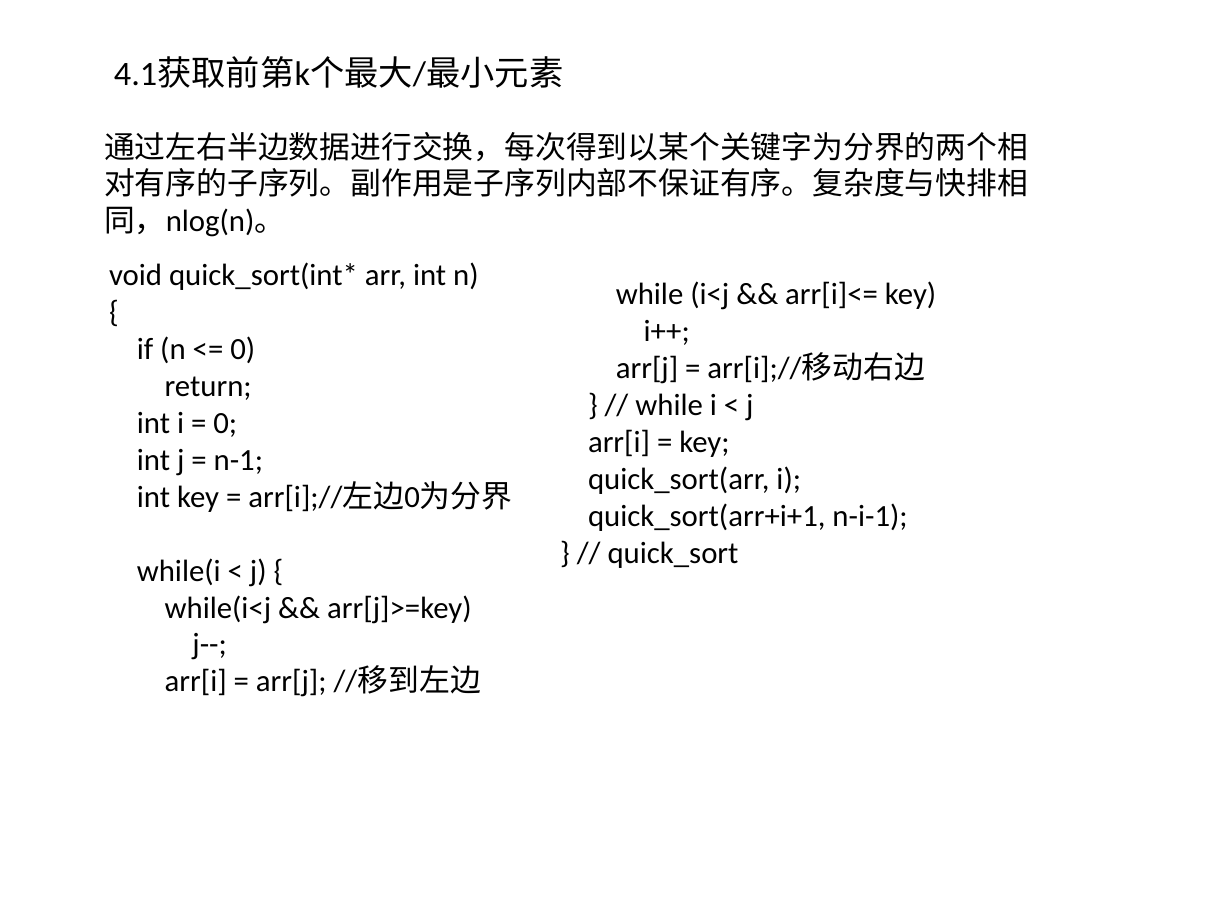
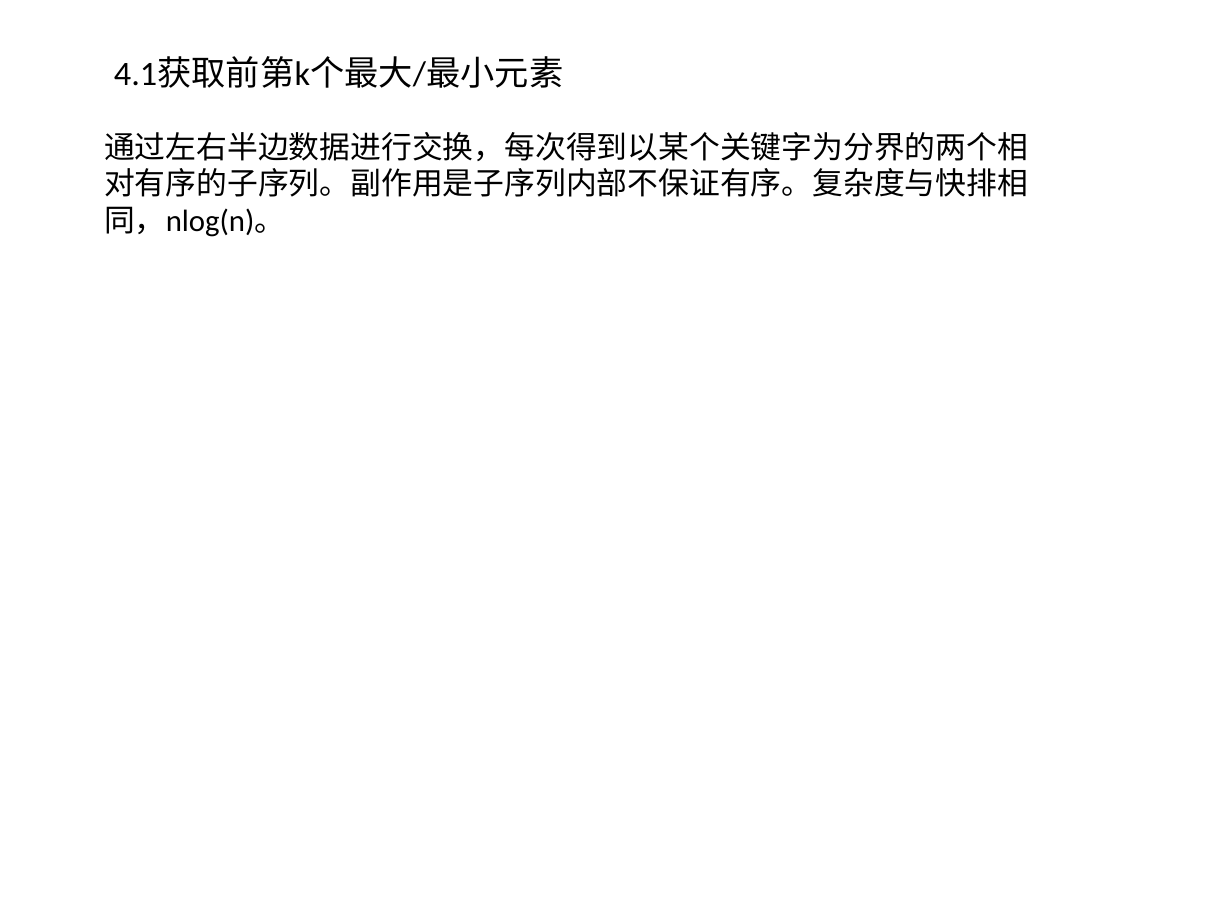
Before and after one commit to willkk/go, a slide deck: slide 6 of algos_summary.pptx. Drawn at 1232x924 pixels with LibreOffice and Linux fonts; fonts in the diff are those of the drawing. Boxes give left, top, right and bottom in pixels: in the first picture for what was removed or moved away, otherwise in the second. Text is boxed around its words. In the diff, an @@ line names an element or a change of style, - is before the commit and + after.

```diff
--- a/algos_summary.pptx
+++ b/algos_summary.pptx
@@ text removed at (109,262,512,697) @@
-void quick_sort(int* arr, int n)
-{
-if (n <= 0)
-return;
-int i = 0;
-int j = n-1;
-int key = arr[i];//左边0为分界
-while(i < j) {
-while(i<j && arr[j]>=key)
-j--;
-arr[i] = arr[j]; //移到左边
@@ text removed at (588,281,936,568) @@
-while (i<j && arr[i]<= key)
-i++;
-arr[j] = arr[i];//移动右边
-} // while i < j
-arr[i] = key;
-quick_sort(arr, i);
-quick_sort(arr+i+1, n-i-1);
-} // quick_sort
```
Also in this commit, not shown: 2 slides added.
